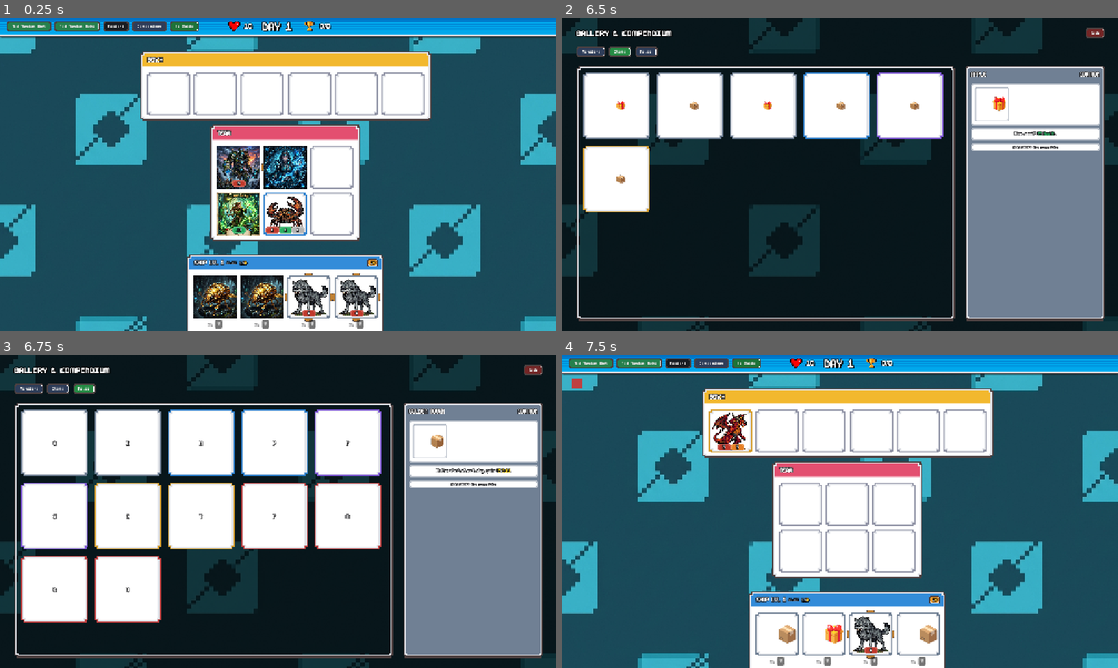
Above: before the commit, frames 1-4 (two rows, left to right).
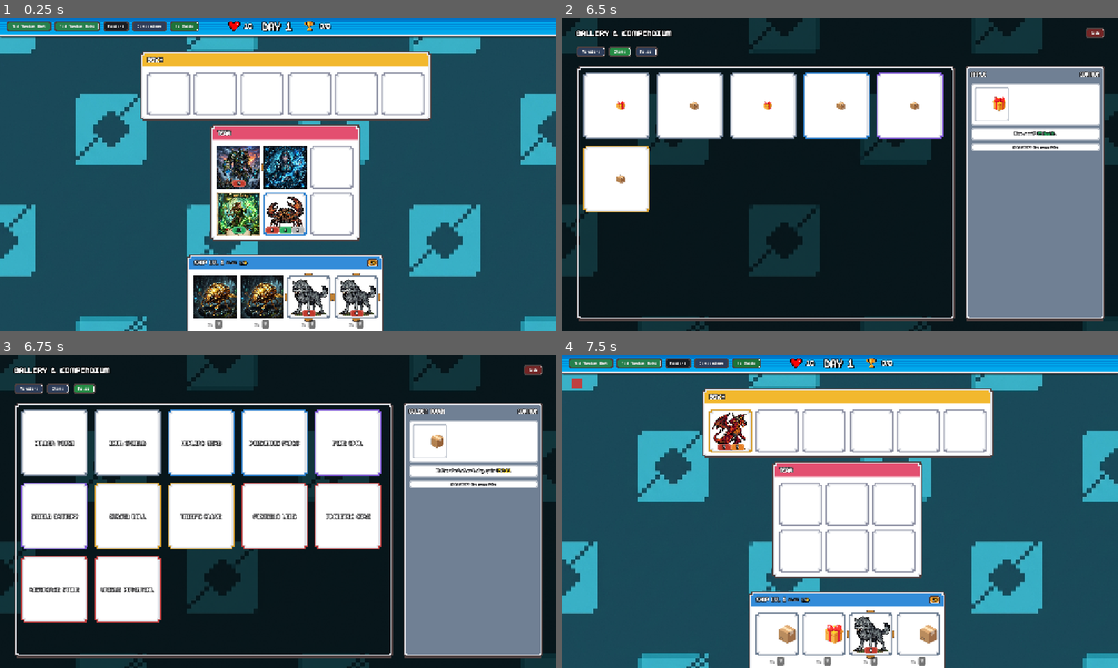
Above: after the commit, the same moments.

Repository: minospl/AutoBattlerGame
Game: Godot game, scene res://src/core/game_root.tscn
Same seed, same stepped clock (60 frames per second), same inputs: the game is played once before the commit and once after it.
Inputs:
- Up to frame 1 (0.25 s): no input
- Up to frame 2 (6.5 s): click "Restart" at 0.5 s; click "Restart" at 1.25 s; click "Restart" at 2 s; click "Add Random Unit" at 2.75 s; click "Add Random Relic" at 3.5 s; click "Compendium" at 4.25 s; click "Monsters" at 5 s; click "Items" at 5.75 s
- Up to frame 3 (6.75 s): click "Relics" at 6.5 s
- Up to frame 4 (7.5 s): click "Back" at 7.25 s

Frames 1-2 are identical in both runs. In frame 3, 1.2% of the frame differs, in the area x 5-67%, y 27-76%; in frame 4, nothing differs.

Commit message:
MW: poprawki

Diff:
--- a/src/features/compendium/compendium_grid_item.gd
+++ b/src/features/compendium/compendium_grid_item.gd
@@ -58,12 +58,11 @@
 			var fallback_text: String = ""
 			if data_resource is UnitData:
 				fallback_text = (data_resource as UnitData).unit_name.to_upper()
-				# fallback_text = (data_resource as UnitData).unit_name.left(1).to_upper()
 			elif data_resource is ItemData:
 				var item_data: ItemData = data_resource as ItemData
 				fallback_text = "📦" if item_data.is_clickable else "🎁"
 			elif data_resource is RelicData:
-				fallback_text = (data_resource as RelicData).relic_name.left(1).to_upper()
+				fallback_text = (data_resource as RelicData).relic_name.to_upper()
 
 			portrait_label.text = fallback_text
 
--- a/src/features/compendium/compendium_scene.gd
+++ b/src/features/compendium/compendium_scene.gd
@@ -2,6 +2,12 @@
 extends Control
 
 signal back_requested
+
+enum Category {
+	MONSTERS,
+	ITEMS,
+	RELICS
+}
 
 @onready var grid_container: GridContainer = %GridContainer
 @onready var preview_container: Control = %PreviewContainer
@@ -21,45 +27,43 @@
 func setup(p_state: RunState) -> void:
 	run_state = p_state
 	if is_node_ready():
-		_load_category("monsters")
+		_load_category(Category.MONSTERS)
 
 func _ready() -> void:
 	# Setup the side preview panel
 	preview_tooltip = tooltip_scene.instantiate() as CardTooltip
-	if preview_tooltip:
-		# Adjust sizes so the tooltip matches the 320px column width and stretches vertically
-		preview_tooltip.custom_minimum_size = Vector2(320, 0)
-
-		var main_wrapper: Control = preview_tooltip.find_child("MainTooltipWrapper") as Control
-		if main_wrapper:
-			main_wrapper.custom_minimum_size = Vector2(320, 0)
-			main_wrapper.size_flags_vertical = Control.SIZE_EXPAND_FILL
-
-		preview_tooltip.grow_horizontal = GROW_DIRECTION_BEGIN
-		preview_container.add_child(preview_tooltip)
-		preview_tooltip.set_anchors_preset(Control.PRESET_RIGHT_WIDE)
-
-		# Reset offsets so it perfectly fills the 320px column from top to bottom
-		preview_tooltip.offset_right = 0
-		preview_tooltip.offset_left = -320
-		preview_tooltip.offset_top = 0
-		preview_tooltip.offset_bottom = 0
-
-		preview_tooltip.visible = false
+	# Adjust sizes so the tooltip matches the 320px column width and stretches vertically
+	preview_tooltip.custom_minimum_size = Vector2(320, 0)
+
+	var main_wrapper: Control = preview_tooltip.find_child("MainTooltipWrapper") as Control
+	if main_wrapper:
+		main_wrapper.custom_minimum_size = Vector2(320, 0)
+		main_wrapper.size_flags_vertical = Control.SIZE_EXPAND_FILL
+
+	preview_tooltip.grow_horizontal = GROW_DIRECTION_BEGIN
+	preview_container.add_child(preview_tooltip)
+	preview_tooltip.set_anchors_preset(Control.PRESET_RIGHT_WIDE)
+
+	# Reset offsets so it perfectly fills the 320px column from top to bottom
+	preview_tooltip.offset_right = 0
+	preview_tooltip.offset_left = -320
+	preview_tooltip.offset_top = 0
+	preview_tooltip.offset_bottom = 0
+
+	preview_tooltip.visible = false
 
 	# Connect buttons
 	back_button.pressed.connect(func() -> void: back_requested.emit())
-	monsters_tab.pressed.connect(func() -> void: _load_category("monsters"))
-	items_tab.pressed.connect(func() -> void: _load_category("items"))
-	relics_tab.pressed.connect(func() -> void: _load_category("relics"))
+	monsters_tab.pressed.connect(func() -> void: _load_category(Category.MONSTERS))
+	items_tab.pressed.connect(func() -> void: _load_category(Category.ITEMS))
+	relics_tab.pressed.connect(func() -> void: _load_category(Category.RELICS))
 
 	grid_container.resized.connect(_on_grid_container_resized)
 
 	# Load default category if run_state has been injected early
-	if run_state:
-		_load_category("monsters")
-
-func _load_category(category: String) -> void:
+	_load_category(Category.MONSTERS)
+
+func _load_category(category: Category) -> void:
 	# Clear grid
 	for child: Node in grid_container.get_children():
 		child.queue_free()
@@ -71,13 +75,13 @@
 		return
 
 	var templates: Array[Resource] = []
-	if category == "monsters":
+	if category == Category.MONSTERS:
 		for t: UnitData in run_state.unit_templates:
 			templates.append(t)
-	elif category == "items":
+	elif category == Category.ITEMS:
 		for t: ItemData in run_state.item_templates:
 			templates.append(t)
-	elif category == "relics":
+	elif category == Category.RELICS:
 		for t: RelicData in run_state.relic_templates:
 			templates.append(t)
 
@@ -143,29 +147,25 @@
 		preview_tooltip.setup_for_relic(inst)
 		preview_tooltip.visible = true
 
-func _update_tab_buttons_styling(category: String) -> void:
+func _update_tab_buttons_styling(category: Category) -> void:
 	var set_decorator_styling: Callable = func(btn: Button, is_active: bool) -> void:
 		var dec: GameButtonDecorator = btn.get_node_or_null("GameButtonDecorator") as GameButtonDecorator
 		var normal: Color = GameColors.TAB_ACTIVE_NORMAL if is_active else GameColors.TAB_INACTIVE_NORMAL
 		var hover: Color = GameColors.TAB_ACTIVE_HOVER if is_active else GameColors.TAB_INACTIVE_HOVER
 		var pressed: Color = GameColors.TAB_ACTIVE_PRESSED if is_active else GameColors.TAB_INACTIVE_PRESSED
 
-		dec.color_normal = normal
 		dec.normal_color = normal
-		dec.color_hover = hover
 		dec.hover_color = hover
-		dec.color_pressed = pressed
 		dec.pressed_color = pressed
 
-		if dec.mat:
-			var current_color: Color = normal
-			if btn.button_pressed or btn.is_hovered():
-				current_color = hover
-			dec.mat.set_shader_parameter("interior_color", current_color)
-
-	set_decorator_styling.call(monsters_tab, category == "monsters")
-	set_decorator_styling.call(items_tab, category == "items")
-	set_decorator_styling.call(relics_tab, category == "relics")
+		var current_color: Color = normal
+		if btn.button_pressed or btn.is_hovered():
+			current_color = hover
+		dec.mat.set_shader_parameter("interior_color", current_color)
+
+	set_decorator_styling.call(monsters_tab, category == Category.MONSTERS)
+	set_decorator_styling.call(items_tab, category == Category.ITEMS)
+	set_decorator_styling.call(relics_tab, category == Category.RELICS)
 
 func _get_rarity_weight(resource: Resource) -> int:
 	var rarity_res: Rarity = null
